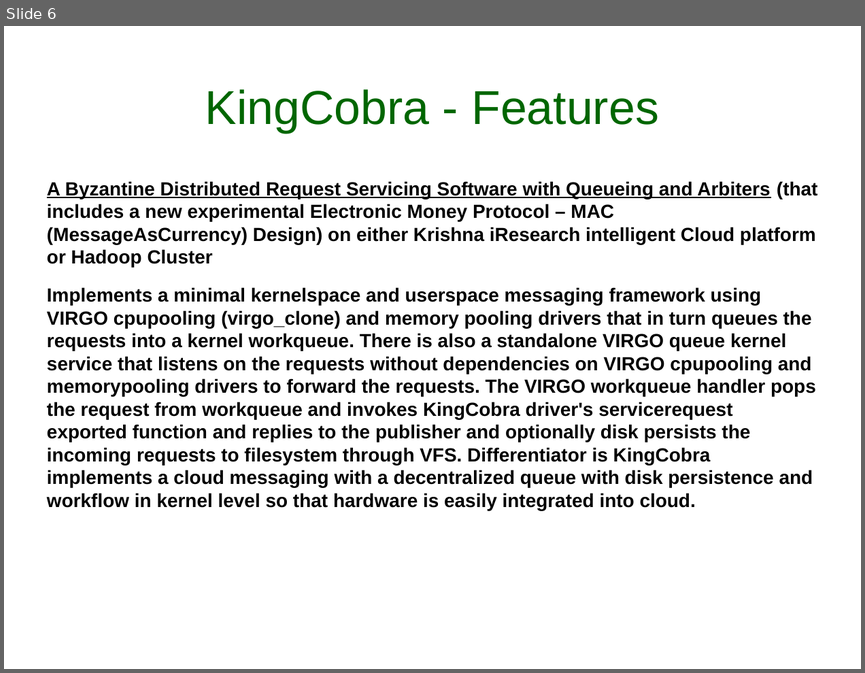
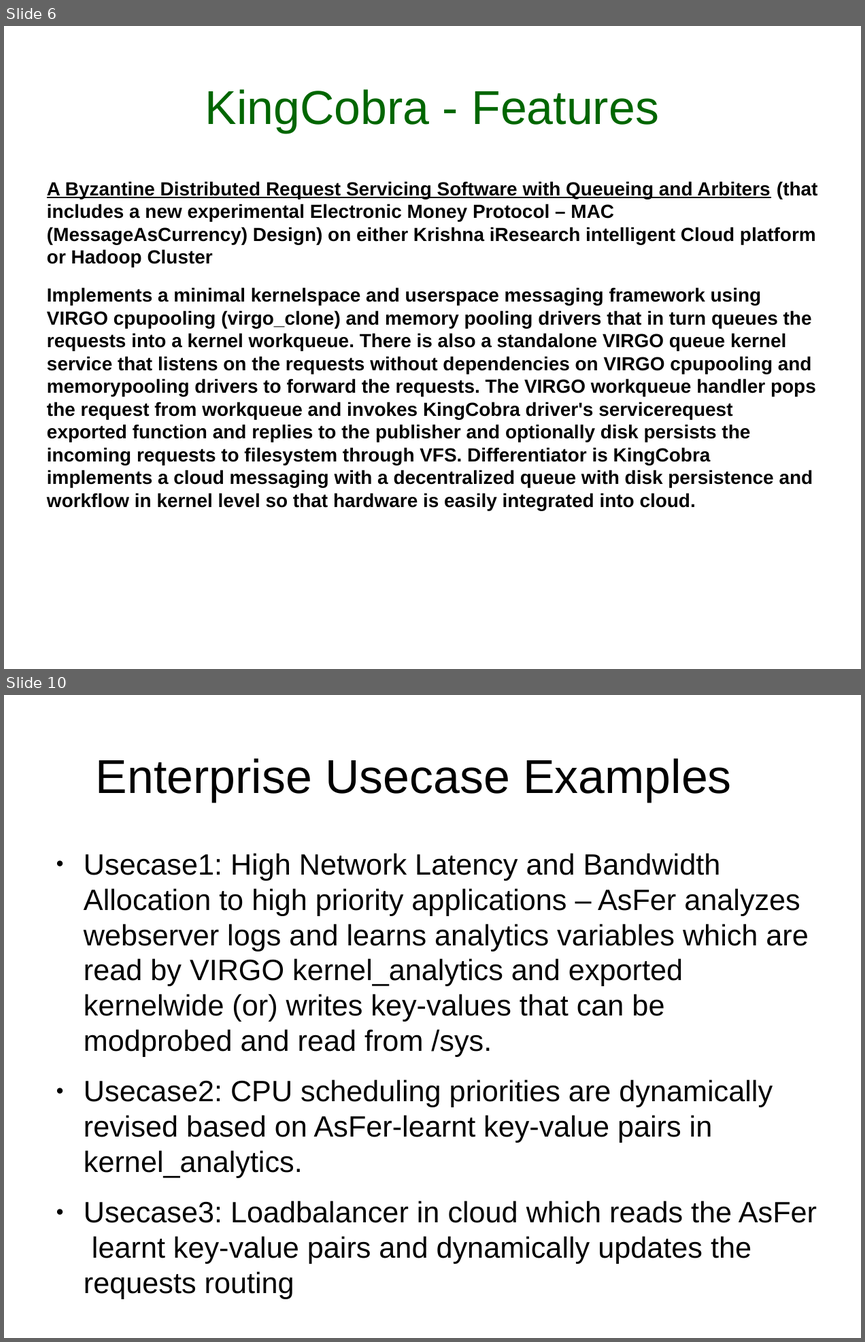
Before and after one commit to shrinivaasanka/ZodiacDatasoft, a slide deck: EnterpriseAnalytics_with_NeuronRain.odp. Shown one above the other, each under a label of ours: slide 6 before the commit, slides 6 and 10 after it; the slides between them are not shown. The pictures are 865x673 and 865x1342 pixels, drawn with LibreOffice and Linux fonts; fonts in the diff are those of the drawing. Boxes give left, top, right and bottom in pixels: in the first picture for what was removed or moved away, otherwise in the second. Text is boxed around its words. In the diff, an @@ line names an element or a change of style, - is before the commit and + after.

Commit message:
Updated presentation on Enterprise Analytics with NeuronRain

```diff
--- a/EnterpriseAnalytics_with_NeuronRain.odp
+++ b/EnterpriseAnalytics_with_NeuronRain.odp
@@ slide 10 added at [4, 695, 861, 1338], background #FFFFFF @@
@@ title added at [96, 758, 732, 802], 44 pt, text #000000 @@
+Enterprise Usecase Examples
@@ text added at [84, 853, 817, 1299], 27.2 pt, text #000000 @@
+● Usecase1: High Network Latency and Bandwidth Allocation to high priority applications – AsFer analyzes webserver logs and learns analytics variables which are read by VIRGO kernel_analytics and exported kernelwide (or) writes key-values that can be modprobed and read from /sys.
+● Usecase2: CPU scheduling priorities are dynamically revised based on AsFer-learnt key-value pairs in kernel_analytics.
+● Usecase3: Loadbalancer in cloud which reads the AsFer learnt key-value pairs and dynamically updates the requests routing
```
Also in this commit, not shown: 3 slides changed, 3 other files.
